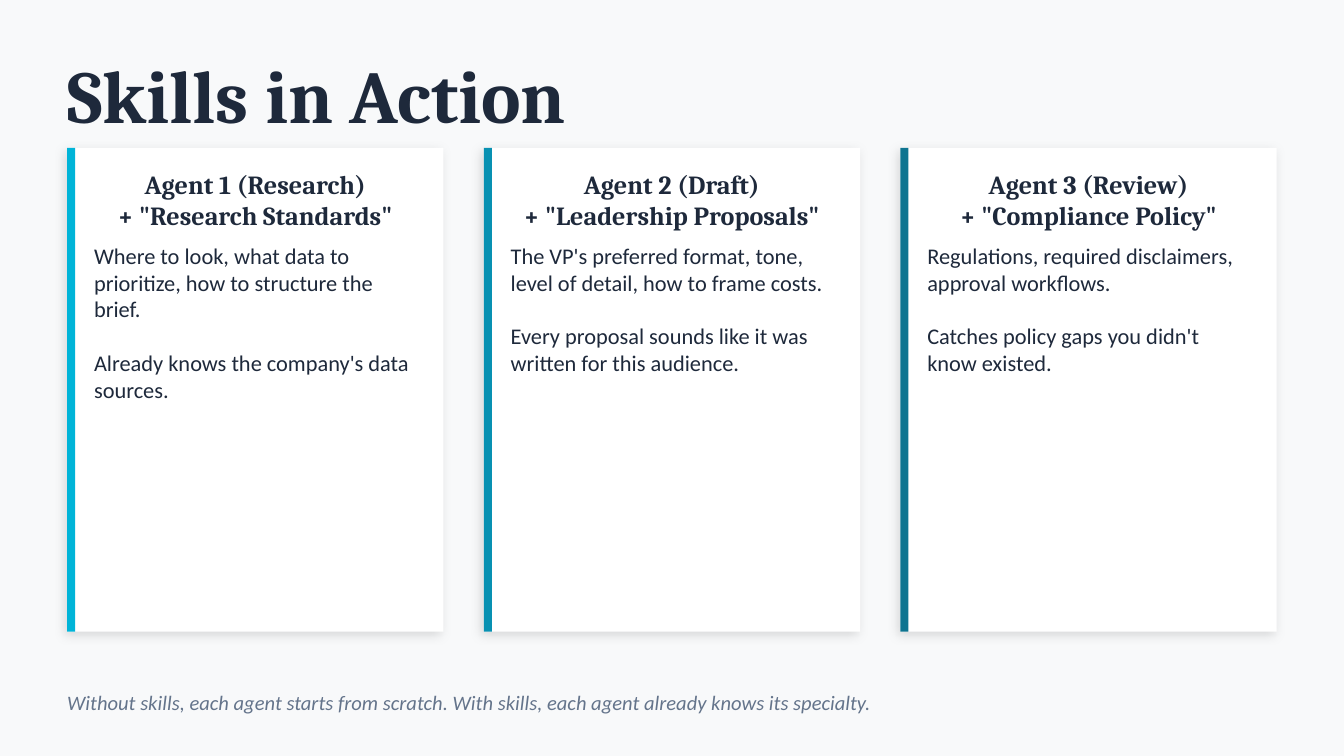
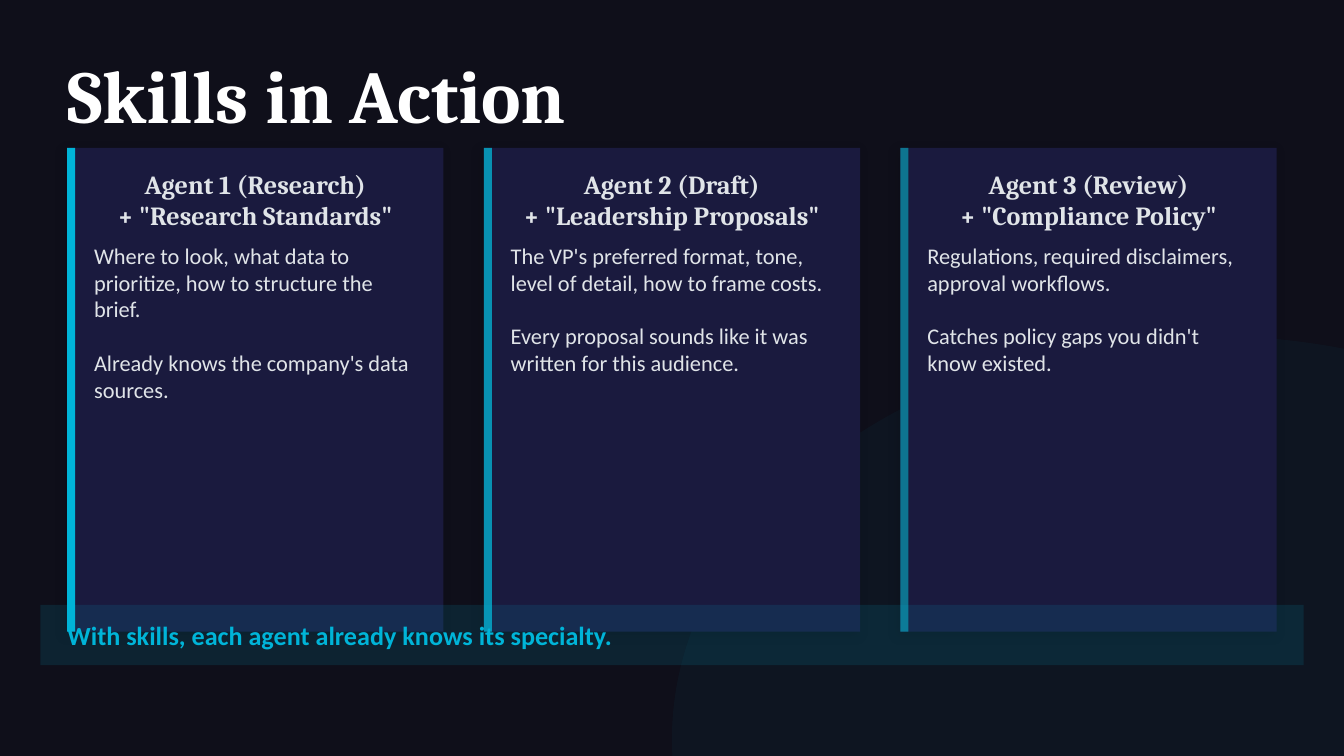
Before and after one commit to michaelengland/ai-best-practices, a slide deck: slide 41 of Getting-Agents-to-Give-Up-Their-Secrets.pptx (slide 39 before the commit). Drawn at 1344x756 pixels with LibreOffice and Linux fonts; fonts in the diff are those of the drawing. Boxes give left, top, right and bottom in pixels: in the first picture for what was removed or moved away, otherwise in the second. Text is boxed around its words. In the diff, an @@ line names an element or a change of style, - is before the commit and + after.

```diff
--- a/Getting-Agents-to-Give-Up-Their-Secrets.pptx
+++ b/Getting-Agents-to-Give-Up-Their-Secrets.pptx
@@ background #F8F9FA to #0F0F1A @@
@@ text "Skills in Action" at (67, 71, 566, 124): text colour #1E293B to #FFFFFF @@
@@ fill #FFFFFF to #1A1A3E in 3 elements at (67, 148, 444, 632), (484, 148, 860, 632), (900, 148, 1277, 632) @@
@@ text colour #1E293B to #E0E4E8 in 6 elements at (139, 175, 392, 225), (94, 248, 408, 398), (545, 175, 820, 231), (511, 248, 822, 371), (981, 175, 1216, 231), (927, 248, 1233, 371) @@
@@ ellipse added at (672, 336, 1344, 756), fill #00B4D8 at 4% opacity @@
@@ rectangle added at (40, 605, 1304, 665), fill #00B4D8 at 12% opacity @@
@@ text at (67, 624, 612, 650): text changed; size 11 to 14 pt; text colour #64748B to #00B4D8; bold on; italic off @@
-Without skills, each agent starts from scratch. With skills, each agent already knows its specialty.
+With skills, each agent already knows its specialty.
```
Also in this commit, not shown: 25 other slides changed, 3 slides added, 1 other file.
